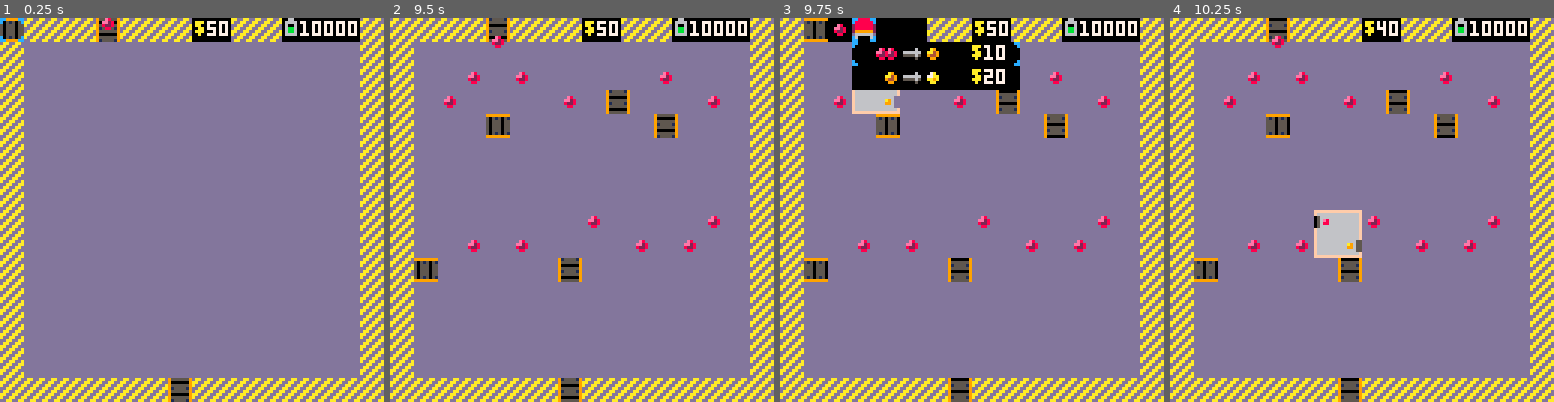
Above: before the commit, frames 1-4 (left to right).
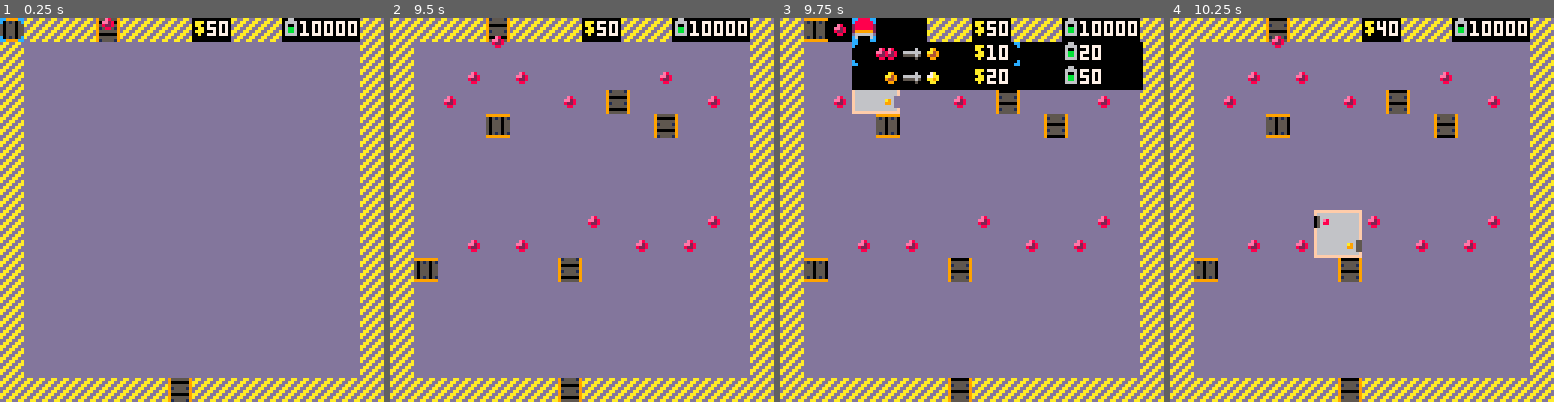
Above: after the commit, the same moments.

Repository: nornagon/the-last-gem
Game: PICO-8 cartridge pwr.p8
Two runs of this game, one before a commit and one after it. Both use one fixed random seed, a clock stepped at 60 frames per second and the inputs below.
Inputs (mouse positions are in pixels of both pictures, inside the frame that each line leads up to):
- Up to frame 1 (0.25 s): no input
- Up to frame 2 (9.5 s): tap X (X key) at 0.33, 1.07, 1.85, 2.97, 4.08, 5.2, 6.32, 7.43, 8.55 s; click (670, 121) at 0.67 s; click (436, 267) at 1.22 s; hold Right 1.6-2.1 s; click (497, 114) at 1.77 s; hold Up 2.15-2.42 s; click (562, 259) at 2.32 s; hold Right 2.47-3.03 s; click (624, 106) at 2.87 s; hold Left 3.08-3.58 s; click (685, 256) at 3.42 s; hold Down 3.63-3.97 s; click (451, 102) at 3.97 s; hold Right 4.02-4.68 s; click (512, 248) at 4.52 s; hold Up 4.73-5.03 s; click (574, 94) at 5.07 s; hold Left 5.08-5.68 s; click (639, 244) at 5.62 s; hold Down 5.73-6.03 s; hold Right 6.08-6.58 s; click (701, 90) at 6.17 s; hold Right 6.63-7.13 s; click (466, 236) at 6.72 s; hold Up 7.18-7.45 s; click (528, 83) at 7.27 s; hold Right 7.5-8.07 s; click (589, 229) at 7.82 s; hold Left 8.12-8.62 s; click (654, 79) at 8.37 s; hold Down 8.67-9 s; click (716, 225) at 8.92 s; hold Right from 9.05 s (still down); click (478, 71) at 9.47 s
- Up to frame 3 (9.75 s): tap X (X key) at 9.67 s; release Right at 9.72 s
- Up to frame 4 (10.25 s): hold Up 9.77-10.07 s; click (1323, 217) at 10.02 s; hold Left from 10.12 s (still down)

Frames 1-2 are identical in both runs. In frame 3, 4.4% of the frame differs, in the area x 50-95%, y 6-19%; in frame 4, nothing differs.

Commit message:
show power costs

Diff:
--- a/pwr.p8
+++ b/pwr.p8
@@ -421,7 +421,7 @@
       end
     end
     if tool==3 then
-      rectfill(24,8,79,7+8*#bldg_types)
+      rectfill(24,8,120,7+8*#bldg_types)
       for i=1,#bldg_types do
         local bt=bldg_types[i]
         local rcp=bt.recipe
@@ -440,10 +440,12 @@
           end
           x += c
         end
-        print("$", 64, i*8+1, 10)
+        print("$", 65, i*8+1, 10)
         local cost_color=7
         if (bt.cost > money) cost_color=8
-        print(bt.cost, 68, i*8+1, cost_color)
+        print(bt.cost, 69, i*8+1, cost_color)
+        spr(53, 95, i*8)
+        print(bt.recipe.p, 100, i*8+1, 7  )
         if i==sel_bldg then
           spr(21, 24, i*8)
           spr(22, 72, i*8)
